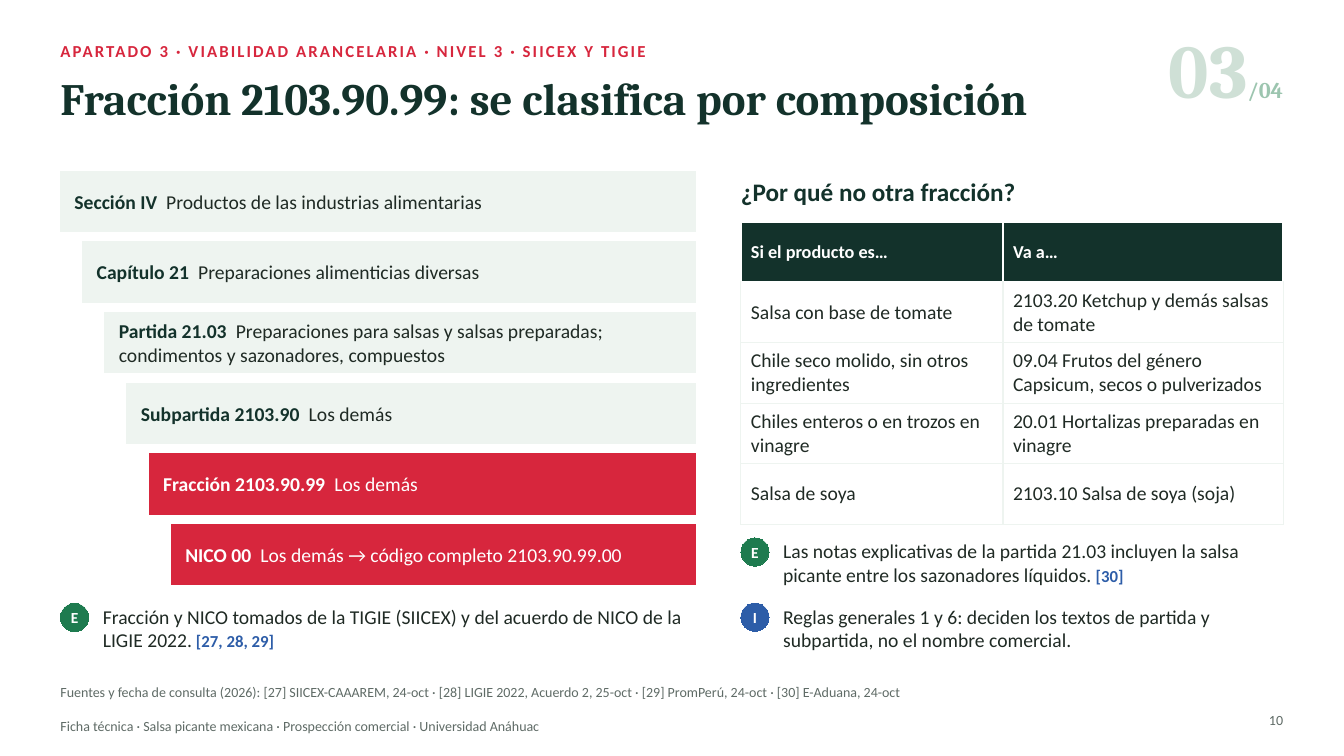
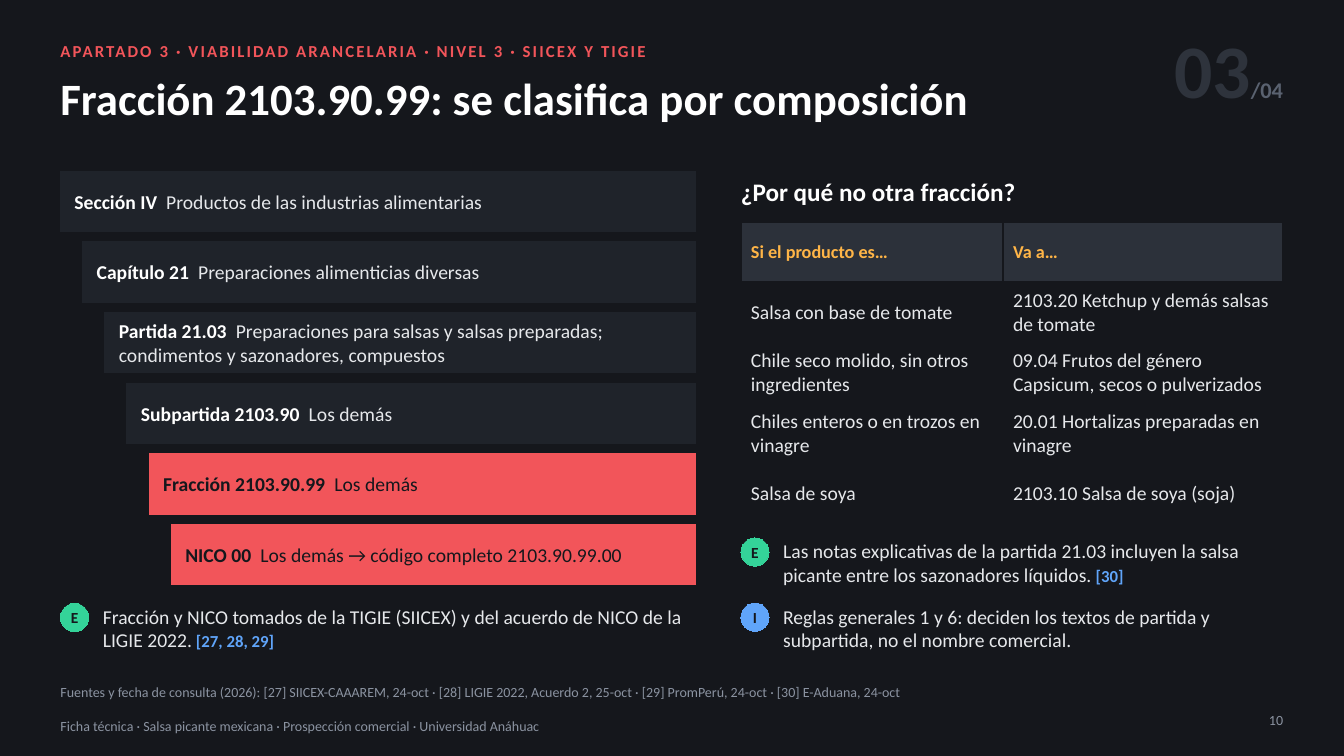
Before and after one commit to psiantonioochoa-design/Arquitectura, a slide deck: slide 10 of comercio-exterior/Ficha técnica · Salsa picante · Viabilidad arancelaria y de mercado.pptx. Drawn at 1344x756 pixels with LibreOffice and Linux fonts; fonts in the diff are those of the drawing. Boxes give left, top, right and bottom in pixels: in the first picture for what was removed or moved away, otherwise in the second. Text is boxed around its words. In the diff, an @@ line names an element or a change of style, - is before the commit and + after.

```diff
--- a/comercio-exterior/Ficha técnica · Salsa picante · Viabilidad arancelaria y de mercado.pptx
+++ b/comercio-exterior/Ficha técnica · Salsa picante · Viabilidad arancelaria y de mercado.pptx
@@ background #FFFFFF to #15171C @@
@@ text "03/04" at [1174, 27, 1283, 119]: font Cambria to Calibri; text colour #CFE0D6 to #2E333C, text colour #9CC5AF to #5A6270 in "03/04" @@
@@ text "APARTADO 3 · VIABILIDAD ARANCELARIA ..." at [160, 46, 593, 57]: text colour #D7263D to #F2555A @@
@@ title "Fracción 2103.90.99: se clasifica por ..." at [60, 83, 968, 122]: font Cambria to Calibri, text colour #13322B to #FFFFFF @@
@@ rectangle "Sección IV Productos de las ..." at [60, 171, 696, 232]: text colour #13322B to #FFFFFF in "Sección IV"; text colour #1F2A24 to #E6E8EB in "Productos de las industrias alimentarias"; fill #EEF4F0 to #1F232A; outline #EEF4F0 0.75 pt to #1F232A 0.75 pt @@
@@ text "¿Por qué no otra fracción?" at [741, 183, 1016, 205]: text colour #13322B to #FFFFFF @@
@@ table at [741, 222, 1284, 508] @@
@@ fill #13322B to #2C313A in row 1 @@
@@ text colour #FFFFFF to #FFB547 in "Si el producto es…", "Va a…" @@
@@ text colour #1F2A24 to #E6E8EB @@
@@ borders changed @@
@@ rectangle "Capítulo 21 Preparaciones alimenticias diversas" at [83, 242, 696, 302]: text colour #13322B to #FFFFFF in "Capítulo 21"; text colour #1F2A24 to #E6E8EB in "Preparaciones alimenticias diversas"; fill #EEF4F0 to #1F232A; outline #EEF4F0 0.75 pt to #1F232A 0.75 pt @@
@@ rectangle "Partida 21.03 Preparaciones para salsas ..." at [105, 313, 696, 373]: text colour #13322B to #FFFFFF in "Partida 21.03"; text colour #1F2A24 to #E6E8EB in "Preparaciones para salsas y salsas preparadas; condimentos ..."; fill #EEF4F0 to #1F232A; outline #EEF4F0 0.75 pt to #1F232A 0.75 pt @@
@@ rectangle "Subpartida 2103.90 Los demás" at [127, 383, 696, 444]: text colour #13322B to #FFFFFF in "Subpartida 2103.90"; text colour #1F2A24 to #E6E8EB in "Los demás"; fill #EEF4F0 to #1F232A; outline #EEF4F0 0.75 pt to #1F232A 0.75 pt @@
@@ rectangle "Fracción 2103.90.99 Los demás" at [149, 454, 696, 514]: text colour #FFFFFF to #15171C; fill #D7263D to #F2555A; outline #D7263D 0.75 pt to #F2555A 0.75 pt @@
@@ rectangle "NICO 00 Los demás → ..." at [171, 524, 696, 585]: text colour #FFFFFF to #15171C; fill #D7263D to #F2555A; outline #D7263D 0.75 pt to #F2555A 0.75 pt @@
@@ ellipse "E" at [741, 538, 769, 567]: text colour #FFFFFF to #15171C; fill #1E7B4F to #34D399; outline #1E7B4F 0.75 pt to #34D399 0.75 pt @@
@@ text "Las notas explicativas de la ..." at [783, 544, 1239, 585]: text colour #1F2A24 to #E6E8EB; text colour #2D5DA8 to #60A5FA in "[30]" @@
@@ ellipse "E" at [60, 604, 89, 632]: text colour #FFFFFF to #15171C; fill #1E7B4F to #34D399; outline #1E7B4F 0.75 pt to #34D399 0.75 pt @@
@@ text "Fracción y NICO tomados de ..." at [103, 610, 681, 650]: text colour #1F2A24 to #E6E8EB in "Fracción y NICO tomados de la TIGIE ..."; text colour #2D5DA8 to #60A5FA in "[27, 28, 29]" @@
@@ ellipse "I" at [741, 603, 769, 631]: text colour #FFFFFF to #15171C; fill #2D5DA8 to #60A5FA; outline #2D5DA8 0.75 pt to #60A5FA 0.75 pt @@
@@ text "Reglas generales 1 y 6: ..." at [783, 610, 1210, 650]: text colour #1F2A24 to #E6E8EB @@
@@ text colour #5F6B66 to #8B93A1 in 3 elements at [60, 687, 900, 699], [1269, 716, 1283, 725], [60, 721, 539, 733] @@
```
Also in this commit, not shown: 23 other slides changed, 1 other file.
